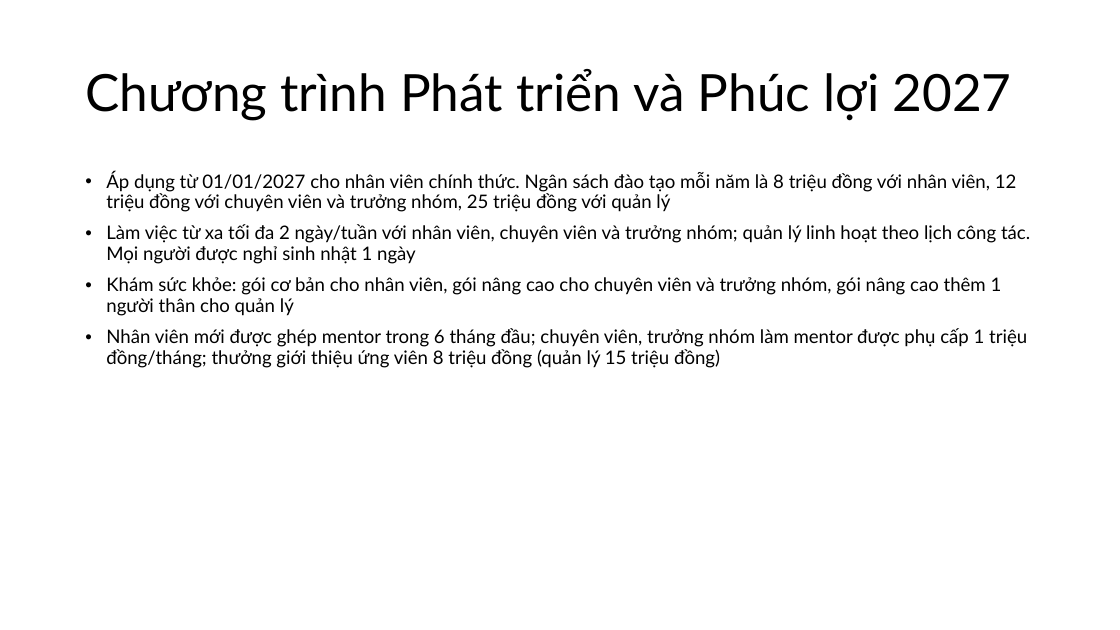
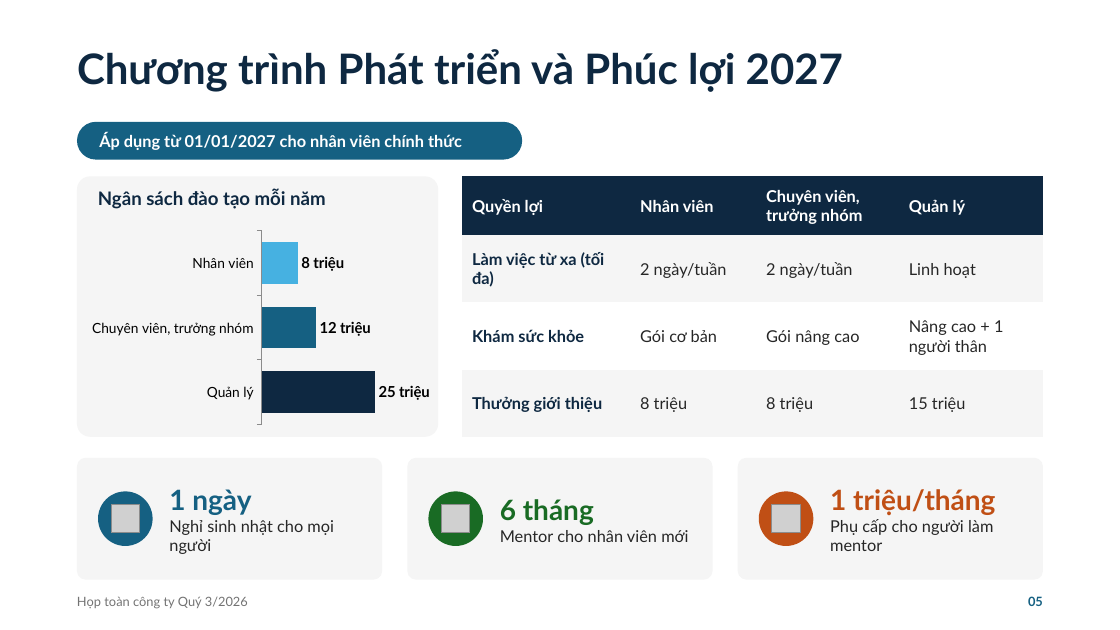
Before and after one commit to HL20003/M365LPB, a slide deck: slide 5 of demo-files/Town hall Q3 2026 (bản nháp).pptx. Drawn at 1120x630 pixels with LibreOffice and Linux fonts; fonts in the diff are those of the drawing; grey boxes stand for pictures. Boxes give left, top, right and bottom in pixels: in the first picture for what was removed or moved away, otherwise in the second. Text is boxed around its words. In the diff, an @@ line names an element or a change of style, - is before the commit and + after.

```diff
--- a/demo-files/Town hall Q3 2026 (bản nháp).pptx
+++ b/demo-files/Town hall Q3 2026 (bản nháp).pptx
@@ title "Chương trình Phát triển và ..." at (x1=77, y1=49, x2=843, y2=92): size 44 to 36 pt, text colour #000000 to #0E2841, bold on @@
@@ rounded rectangle added at (x1=77, y1=122, x2=523, y2=160), fill #156082, 14 pt, text #FFFFFF, bold @@
+Áp dụng từ 01/01/2027 cho nhân viên chính thức
@@ rounded rectangle added at (x1=77, y1=176, x2=439, y2=437), fill #F5F5F5 @@
@@ text removed at (x1=106, y1=172, x2=1030, y2=368) @@
-• Áp dụng từ 01/01/2027 cho nhân viên chính thức. Ngân sách đào tạo mỗi năm là 8 triệu đồng với nhân viên, 12 triệu đồng với chuyên viên và trưởng nhóm, 25 triệu đồng với quản lý
-• Làm việc từ xa tối đa 2 ngày/tuần với nhân viên, chuyên viên và trưởng nhóm; quản lý linh hoạt theo lịch công tác. Mọi người được nghỉ sinh nhật 1 ngày
-• Khám sức khỏe: gói cơ bản cho nhân viên, gói nâng cao cho chuyên viên và trưởng nhóm, gói nâng cao thêm 1 người thân cho quản lý
-• Nhân viên mới được ghép mentor trong 6 tháng đầu; chuyên viên, trưởng nhóm làm mentor được phụ cấp 1 triệu đồng/tháng; thưởng giới thiệu ứng viên 8 triệu đồng (quản lý 15 triệu đồng)
@@ table added at (x1=462, y1=176, x2=1044, y2=437), 4 rows, 4 columns @@
+Quyền lợi | Nhân viên | Chuyên viên, trưởng nhóm | Quản lý
+Làm việc từ xa (tối đa) | 2 ngày/tuần | 2 ngày/tuần | Linh hoạt
+Khám sức khỏe | Gói cơ bản | Gói nâng cao | Nâng cao + 1 người thân
+Thưởng giới thiệu | 8 triệu | 8 triệu | 15 triệu
@@ text added at (x1=98, y1=189, x2=326, y2=209), 16 pt, text #0E2841, bold @@
+Ngân sách đào tạo mỗi năm
@@ bar chart added at (x1=86, y1=227, x2=430, y2=429) @@
+categories: Nhân viên, Chuyên viên, trưởng nhóm, Quản lý
+Series 1: 8, 12, 25
@@ rounded rectangle added at (x1=77, y1=458, x2=382, y2=580), fill #F5F5F5 @@
@@ rounded rectangle added at (x1=408, y1=458, x2=712, y2=580), fill #F5F5F5 @@
@@ rounded rectangle added at (x1=738, y1=458, x2=1043, y2=580), fill #F5F5F5 @@
@@ ellipse added at (x1=98, y1=492, x2=153, y2=546), fill #156082 @@
@@ picture added at (x1=111, y1=505, x2=139, y2=534) @@
@@ text added at (x1=169, y1=489, x2=334, y2=554), 14 pt, text #262626 @@
+1 ngày
+Nghỉ sinh nhật cho mọi người
@@ ellipse added at (x1=429, y1=492, x2=483, y2=546), fill #196B24 @@
@@ picture added at (x1=442, y1=505, x2=471, y2=534) @@
@@ text added at (x1=500, y1=499, x2=688, y2=542), 14 pt, text #262626 @@
+6 tháng
+Mentor cho nhân viên mới
@@ ellipse added at (x1=759, y1=492, x2=813, y2=546), fill #C04F15 @@
@@ picture added at (x1=772, y1=505, x2=801, y2=534) @@
@@ text added at (x1=830, y1=489, x2=995, y2=551), 14 pt, text #262626 @@
+1 triệu/tháng
+Phụ cấp cho người làm mentor
@@ text added at (x1=77, y1=596, x2=248, y2=609), 11 pt, text #737373 @@
+Họp toàn công ty Quý 3/2026
@@ text added at (x1=1028, y1=596, x2=1043, y2=606), 11 pt, text #156082, bold @@
+05
```
Also in this commit, not shown: 7 other slides changed, 4 other files.
